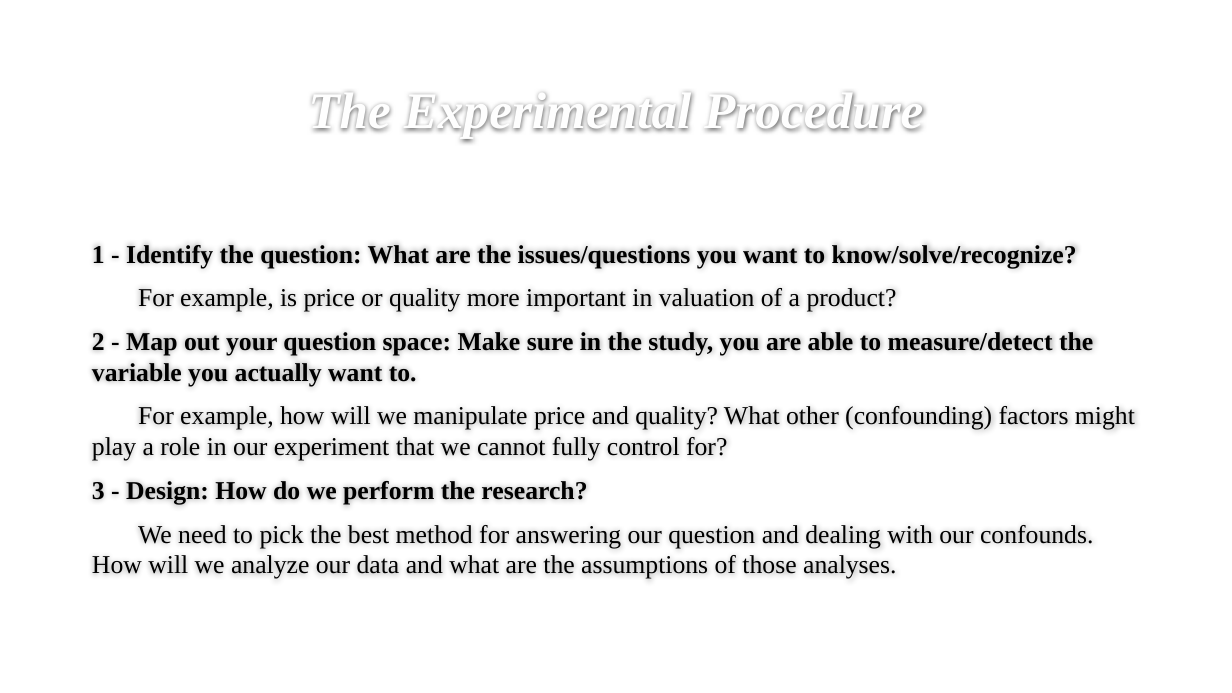
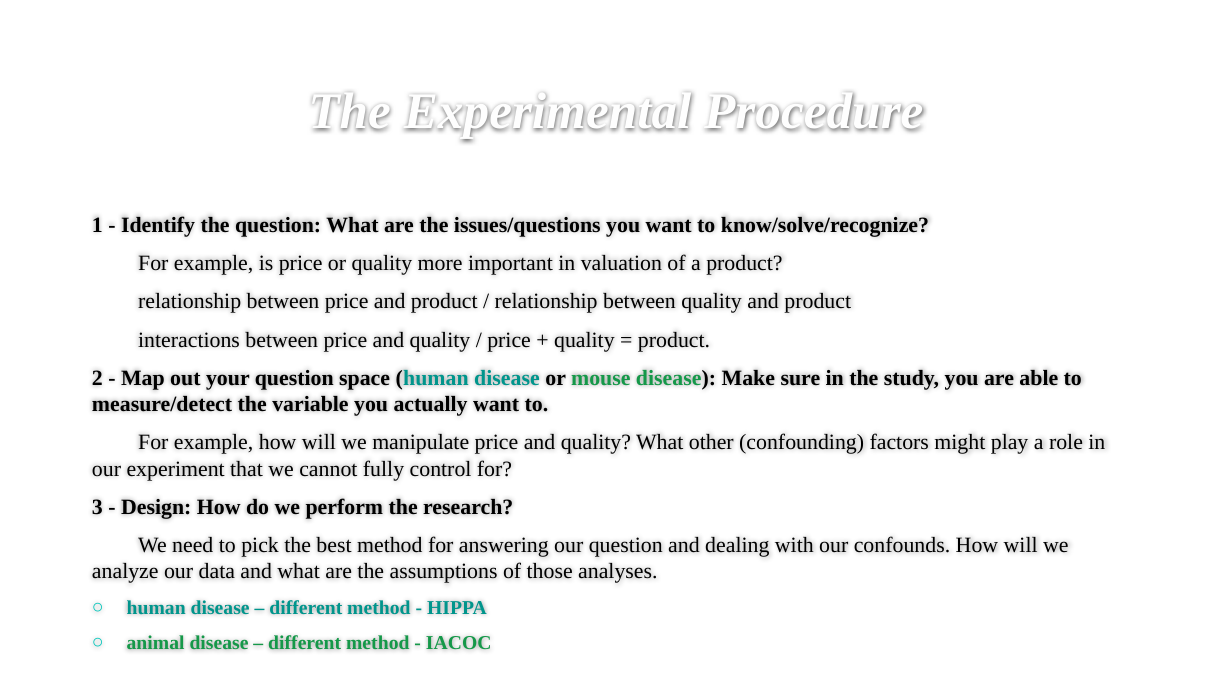
Before and after one commit to melhzy/data_analytics, a slide deck: slide 10 of Week1_Simple_Effect/Week 1 Simple effect.pptx. Drawn at 1232x693 pixels with LibreOffice and Linux fonts; fonts in the diff are those of the drawing; background and template pictures are left out. Boxes give left, top, right and bottom in pixels: in the first picture for what was removed or moved away, otherwise in the second. Text is boxed around its words. In the diff, an @@ line names an element or a change of style, - is before the commit and + after.

```diff
--- a/Week1_Simple_Effect/Week 1 Simple effect.pptx
+++ b/Week1_Simple_Effect/Week 1 Simple effect.pptx
@@ text at (92,216,1105,583): size 20 to 17 pt in "1 - Identify the question: What are ...", "For example, is price or quality more ...", "For example, how will we manipulate price ...", "3 - Design: How do we perform ..." and 1 more places @@
@@ text at (92,293,1082,416): text changed; size 20 to 17 pt; bold off @@
-2 - Map out your question space: Make sure in the study, you are able to measure/detect the variable you actually want to.
+relationship between price and product / relationship between quality and product
+interactions between price and quality / price + quality = product.
+2 - Map out your question space (human disease or mouse disease): Make sure in the study, you are able to measure/detect the variable you actually want to.
@@ text at (127,600,492,650): paragraphs added @@
+○ human disease – different method - HIPPA
+○ animal disease – different method - IACOC
```
Also in this commit, not shown: 13 other slides changed, 4 other files.
